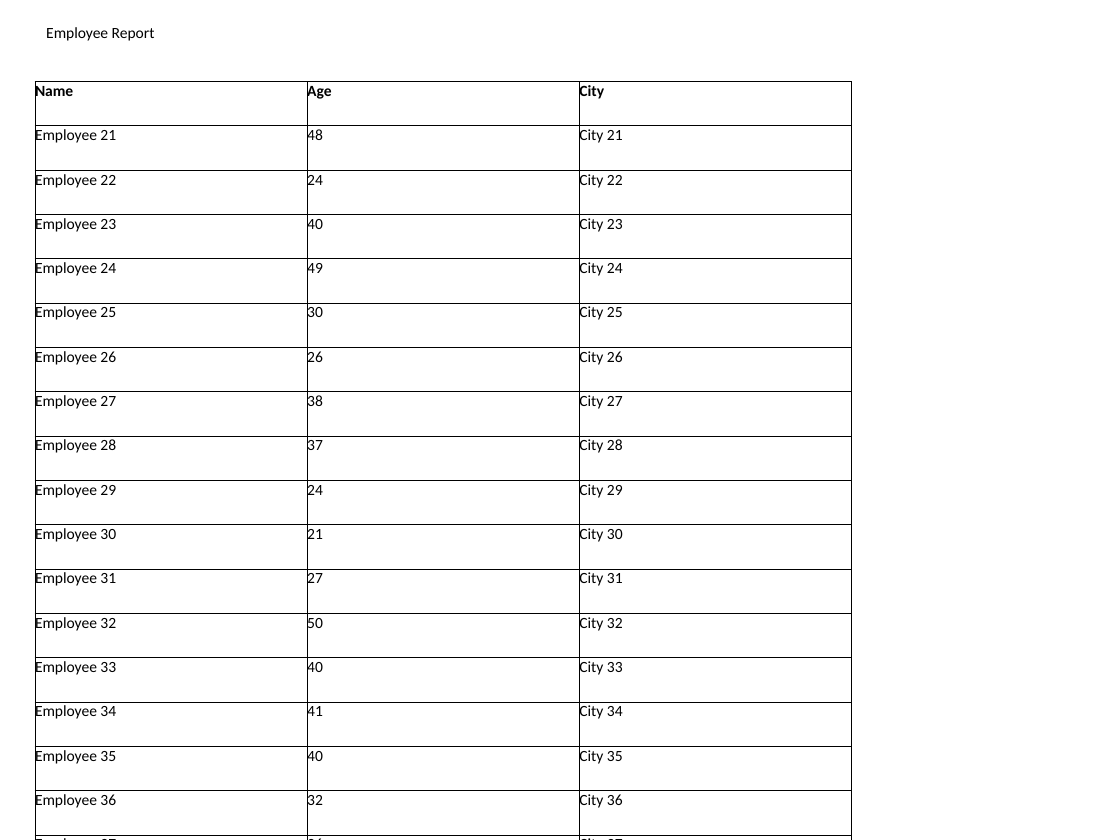
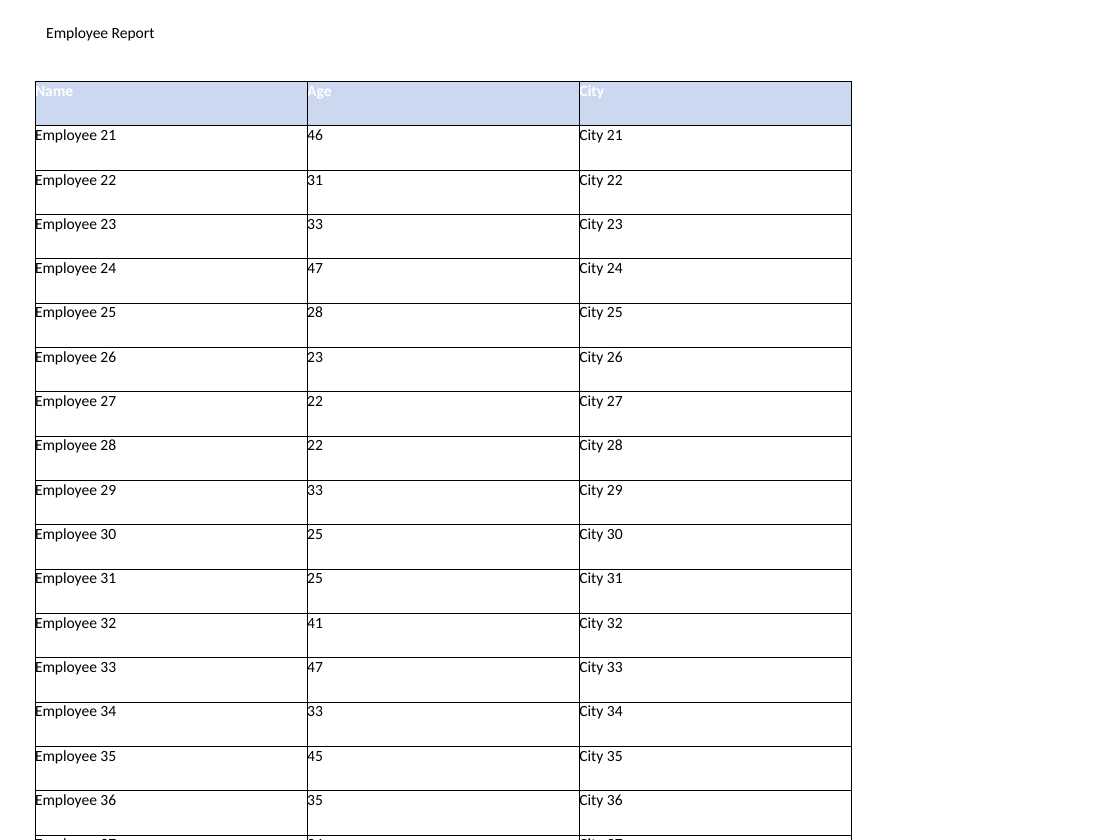
Before and after one commit to technicalKumarGaurav/ppt-exporter, a slide deck: slide 2 of examples/employees.pptx. Drawn at 1120x840 pixels with LibreOffice and Linux fonts; fonts in the diff are those of the drawing. Boxes give left, top, right and bottom in pixels: in the first picture for what was removed or moved away, otherwise in the second. Text is boxed around its words. In the diff, an @@ line names an element or a change of style, - is before the commit and + after.

```diff
--- a/examples/employees.pptx
+++ b/examples/employees.pptx
@@ table at [35, 82, 851, 814] @@
-row 2, column 2: 48
+row 2, column 2: 46
-row 3, column 2: 24
+row 3, column 2: 31
-row 4, column 2: 40
+row 4, column 2: 33
-row 5, column 2: 49
+row 5, column 2: 47
-row 6, column 2: 30
+row 6, column 2: 28
-row 7, column 2: 26
+row 7, column 2: 23
-row 8, column 2: 38
+row 8, column 2: 22
-row 9, column 2: 37
+row 9, column 2: 22
-row 10, column 2: 24
+row 10, column 2: 33
-row 11, column 2: 21
+row 11, column 2: 25
-row 12, column 2: 27
+row 12, column 2: 25
-row 13, column 2: 50
+row 13, column 2: 41
-row 14, column 2: 40
+row 14, column 2: 47
-row 15, column 2: 41
+row 15, column 2: 33
-row 16, column 2: 40
+row 16, column 2: 45
-row 17, column 2: 32
+row 17, column 2: 35
-row 18, column 2: 36
+row 18, column 2: 34
-row 19, column 2: 49
+row 19, column 2: 35
-row 20, column 2: 31
+row 20, column 2: 42
-row 21, column 2: 28
+row 21, column 2: 40
@@ fill none to #4472C4 at 27% opacity in row 1 @@
@@ text colour #000000 to #FFFFFF in "Name", "Age", "City" @@
```
Also in this commit, not shown: 2 other slides changed, 1 other file.
